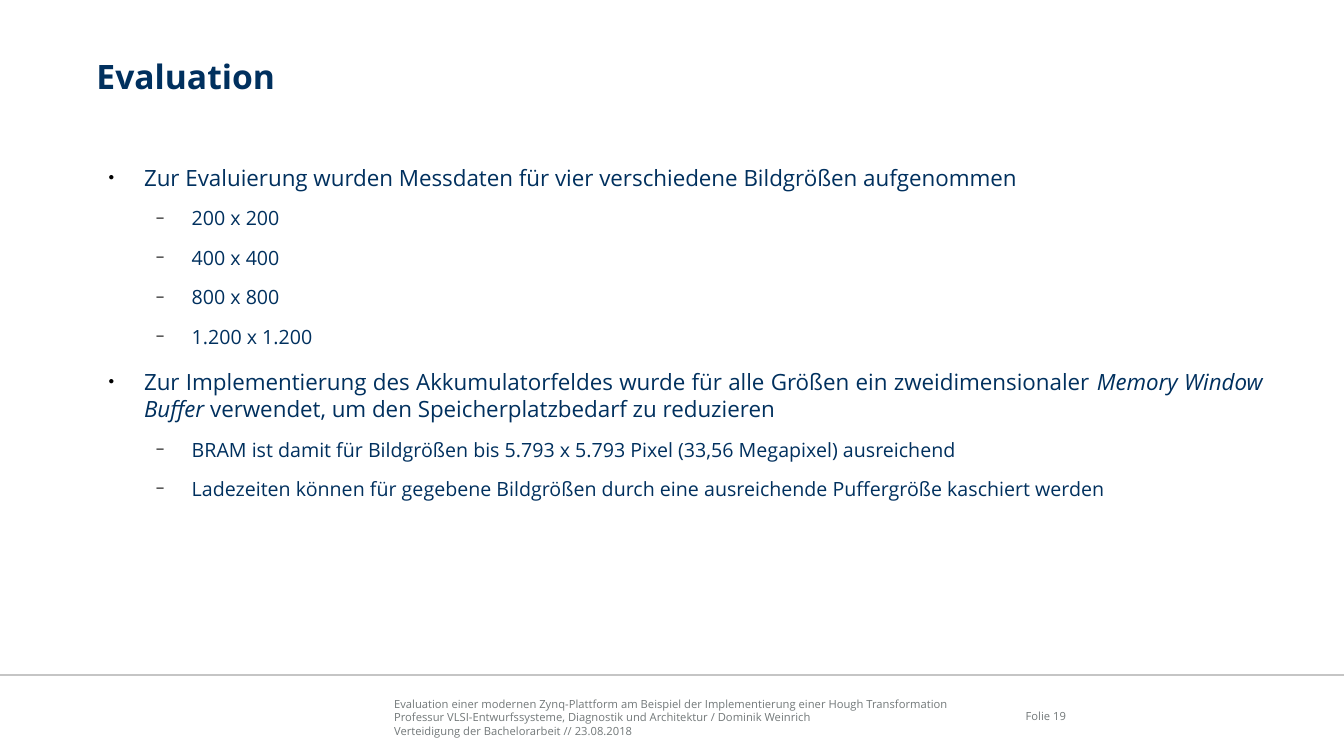
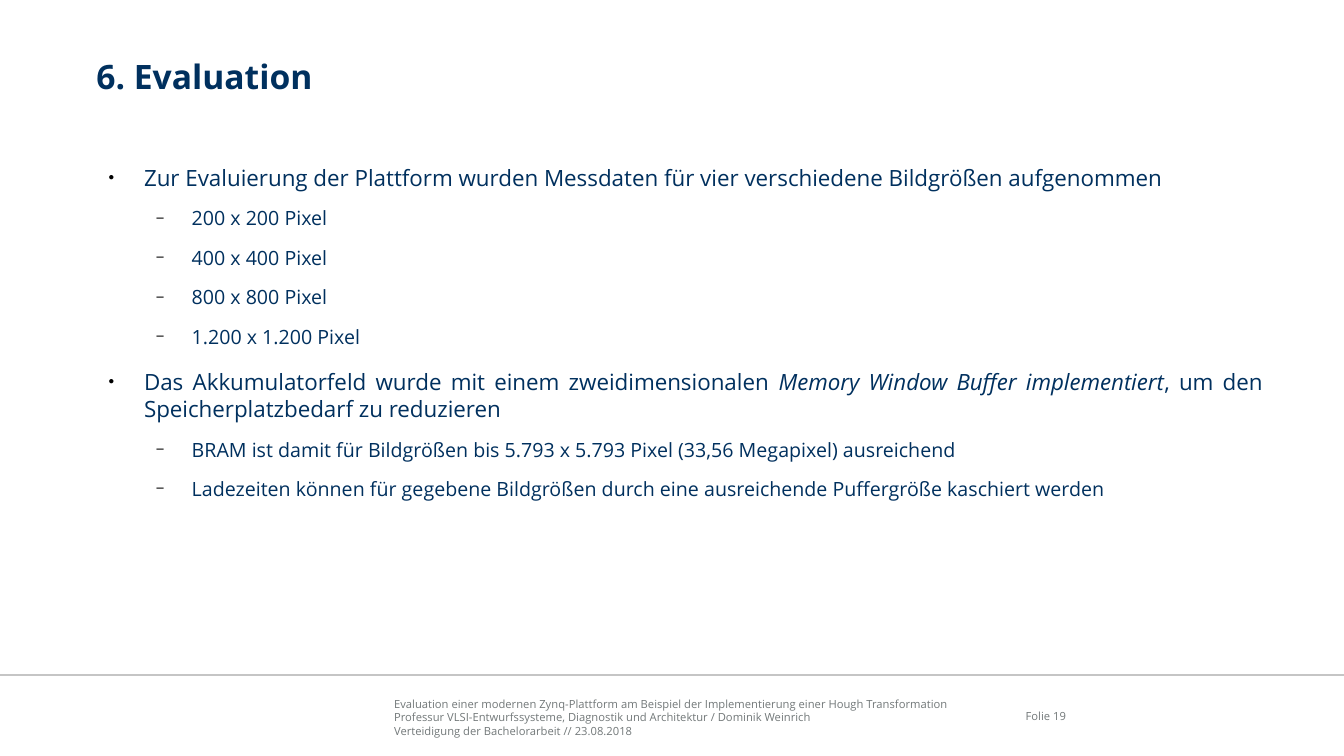
Before and after one commit to freeDom-/hough, a slide deck: slide 19 of Verteidigung/Verteidigung.odp. Drawn at 1344x756 pixels with LibreOffice and Linux fonts; fonts in the diff are those of the drawing; background and template pictures are left out. Boxes give left, top, right and bottom in pixels: in the first picture for what was removed or moved away, otherwise in the second. Text is boxed around its words. In the diff, an @@ line names an element or a change of style, - is before the commit and + after.

```diff
--- a/Verteidigung/Verteidigung.odp
+++ b/Verteidigung/Verteidigung.odp
@@ title at box(96, 63, 313, 90): text changed @@
-Evaluation
+6. Evaluation
@@ text at box(144, 169, 1263, 422): text changed @@
-● Zur Evaluierung wurden Messdaten für vier verschiedene Bildgrößen aufgenommen
-  − 200 x 200
-  − 400 x 400
-  − 800 x 800
-  − 1.200 x 1.200
-● Zur Implementierung des Akkumulatorfeldes wurde für alle Größen ein zweidimensionaler Memory Window Buffer verwendet, um den Speicherplatzbedarf zu reduzieren
+● Zur Evaluierung der Plattform wurden Messdaten für vier verschiedene Bildgrößen aufgenommen
+  − 200 x 200 Pixel
+  − 400 x 400 Pixel
+  − 800 x 800 Pixel
+  − 1.200 x 1.200 Pixel
+● Das Akkumulatorfeld wurde mit einem zweidimensionalen Memory Window Buffer implementiert, um den Speicherplatzbedarf zu reduzieren
```
Also in this commit, not shown: 24 other slides changed, 2 slides removed, 4 other files.
